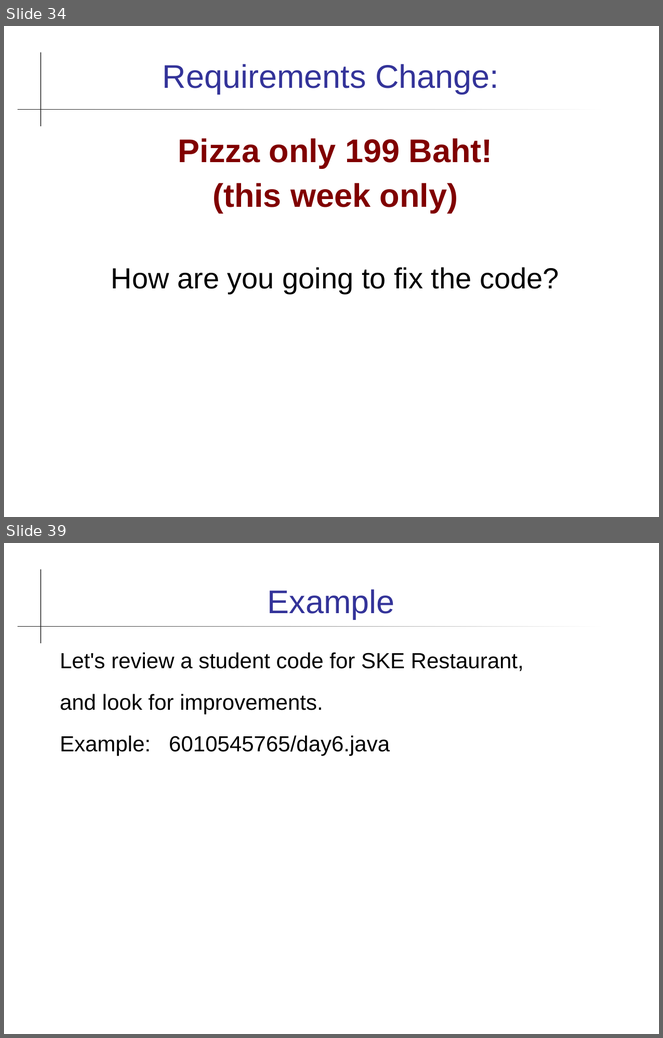
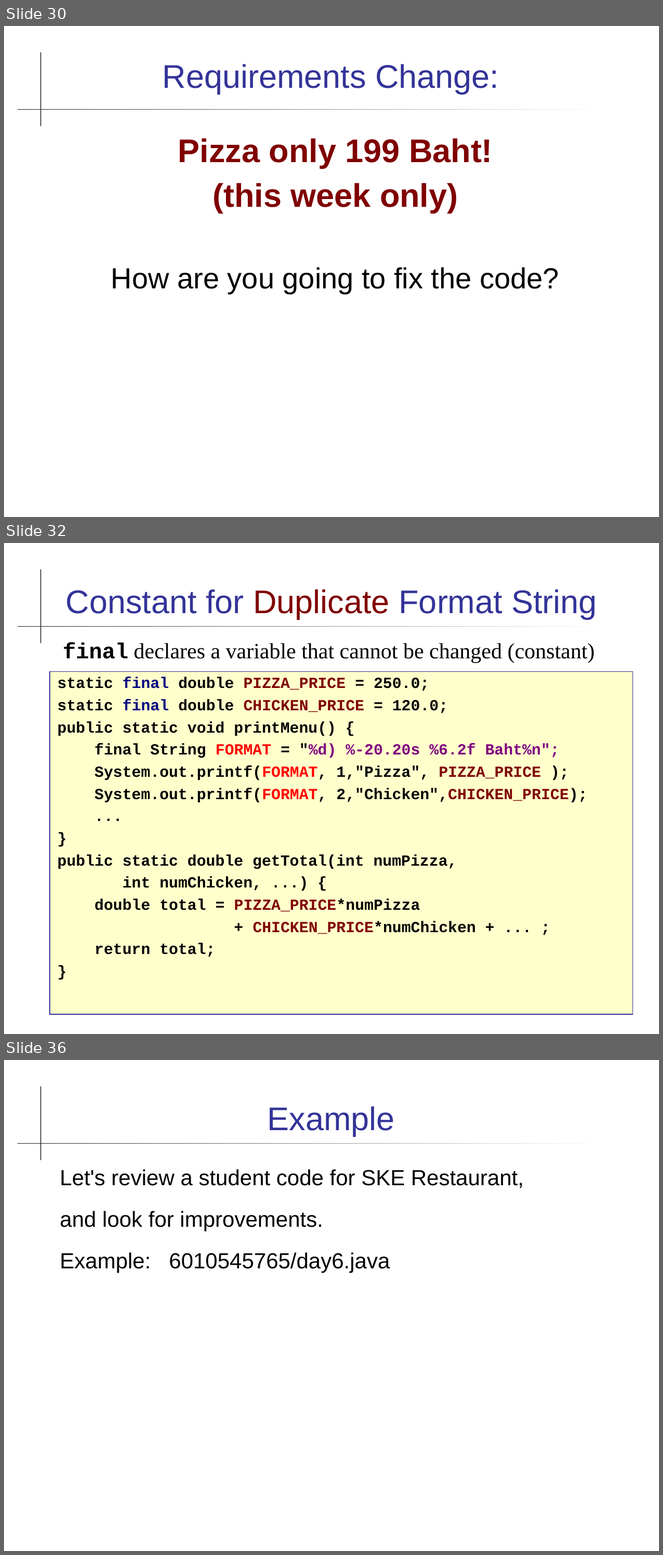
Before and after one commit to cpske/programming1, a slide deck: coding/Coding-Guidelines.ppt. Shown one above the other, each under a label of ours: slides 34 and 39 before the commit, slides 30, 32 and 36 after it; the slides between them are not shown. The pictures are 663x1038 and 663x1555 pixels, drawn with LibreOffice and Linux fonts; fonts in the diff are those of the drawing. Boxes give left, top, right and bottom in pixels: in the first picture for what was removed or moved away, otherwise in the second. Text is boxed around its words. In the diff, an @@ line names an element or a change of style, - is before the commit and + after.

```diff
--- a/coding/Coding-Guidelines.ppt
+++ b/coding/Coding-Guidelines.ppt
@@ slide 32 added at box(4, 543, 659, 1034), background #FFFFFF; not listed: 2 template elements that a slide beside it also shows @@
@@ title added at box(66, 589, 597, 619), 36 pt, text #333399 @@
+Constant for Duplicate Format String
@@ text added at box(63, 643, 595, 663), 24 pt, text #000000 @@
+final declares a variable that cannot be changed (constant)
@@ text added at box(50, 671, 633, 1014), fill #FFFFCC, outline #333399 0.74 pt, 17 pt, text #000000, bold @@
+static final double PIZZA_PRICE = 250.0;
+static final double CHICKEN_PRICE = 120.0;
+public static void printMenu() {
+final String FORMAT = "%d) %-20.20s %6.2f Baht%n";
+System.out.printf(FORMAT, 1,"Pizza", PIZZA_PRICE );
+System.out.printf(FORMAT, 2,"Chicken",CHICKEN_PRICE);
+...
+}
+public static double getTotal(int numPizza,
+int numChicken, ...) {
+double total = PIZZA_PRICE*numPizza
++ CHICKEN_PRICE*numChicken + ... ;
+return total;
+}
@@ what was slide 34 is now slide 30 @@
@@ what was slide 39 is now slide 36 @@
```
Also in this commit, not shown: 12 slides changed, 4 other slides added, 8 slides removed, 5 other files.
